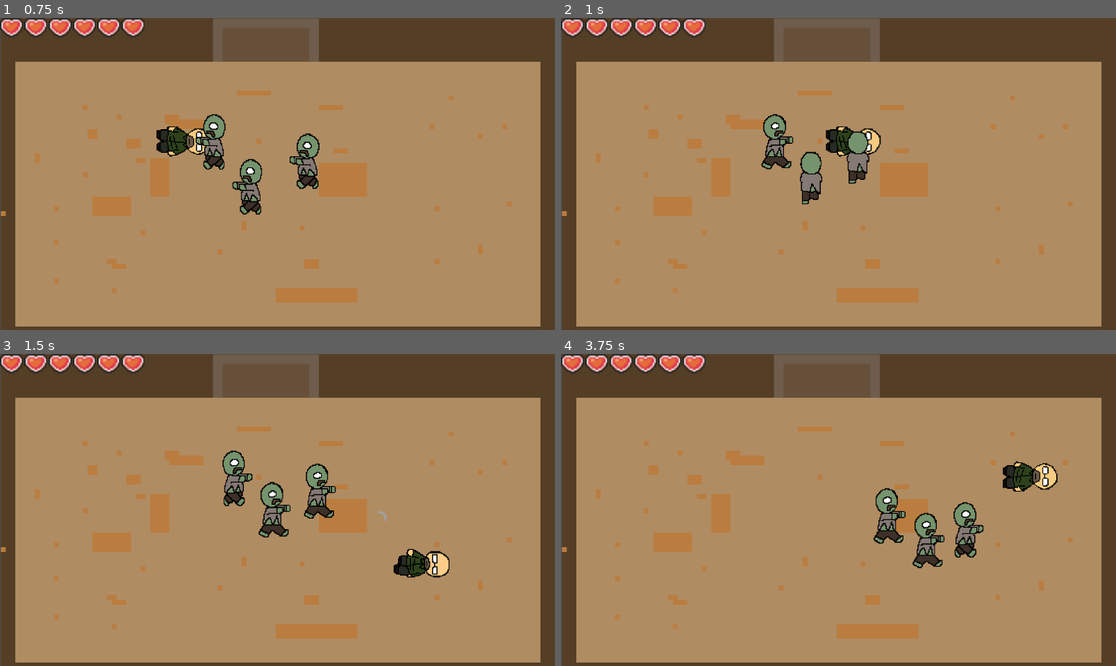
Above: before the commit, frames 1-4 (two rows, left to right).
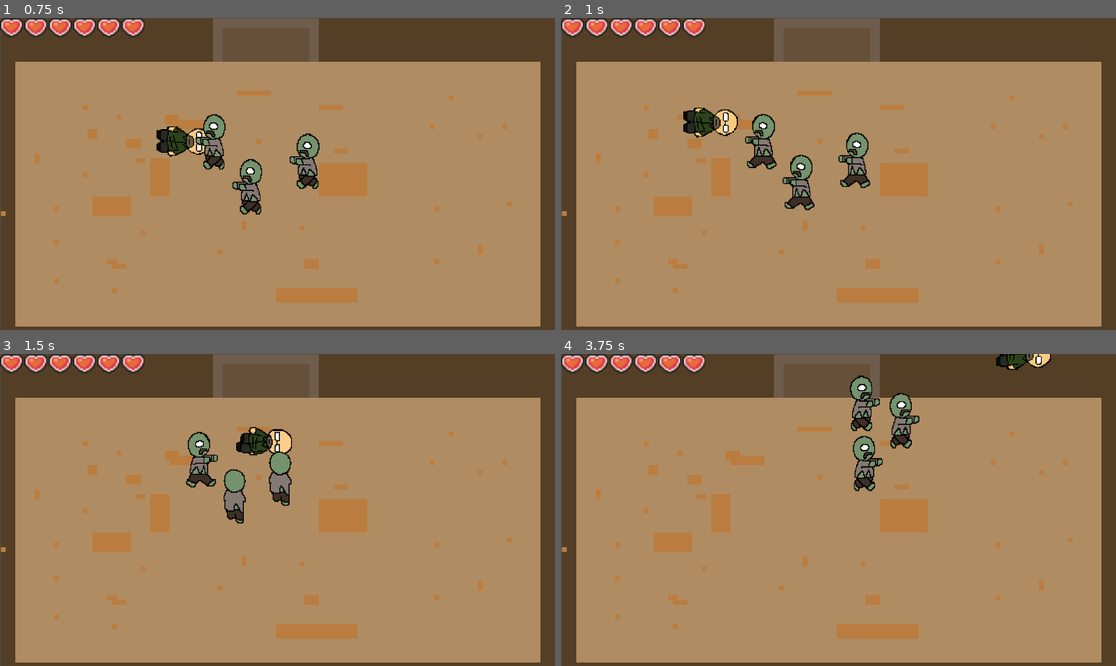
Above: after the commit, the same moments.

Repository: bcorrigall/ratknight
Game: Godot game, scene res://main.tscn
Two runs of this game, one before a commit and one after it. Both use one fixed random seed, a clock stepped at 60 frames per second and the inputs below.
Inputs (mouse positions are in pixels of both pictures, inside the frame that each line leads up to):
- Up to frame 1 (0.75 s): move the mouse to (399, 158) at 0.52 s; hold Right (move_right) from 0.53 s (still down); hold Shift (dash) from 0.53 s (still down)
- Up to frame 2 (1 s): keep holding Right (move_right); keep holding Shift (dash)
- Up to frame 3 (1.5 s): move the mouse to (166, 525) at 1.27 s; release Right (move_right) at 1.28 s; release Shift (dash) at 1.28 s; hold S (move_down) from 1.28 s (still down); click (166, 525) at 1.35 s
- Up to frame 4 (3.75 s): move the mouse to (894, 441) at 2.02 s; release S (move_down) at 2.03 s; hold Right (move_right) 2.03-2.78 s; hold Shift (dash) 2.03-2.78 s; move the mouse to (810, 572) at 2.77 s; hold Up (move_up) 2.78-3.53 s; click (810, 572) at 2.85 s; move the mouse to (1005, 556) at 3.52 s; hold A (move_left) from 3.53 s (still down); hold Shift (dash) from 3.53 s (still down)

Frame 1 is identical in both runs. In frame 2, 3.5% of the frame differs, in the area x 22-58%, y 28-62%; in frame 3, 4.6%; in frame 4, 5.0%, in the area x 52-90%, y 0-69%.

Commit message:
Player knockback update

Diff:
--- a/Attack.tscn
+++ b/Attack.tscn
@@ -5,7 +5,6 @@
 
 [sub_resource type="CircleShape2D" id="CircleShape2D_l11cc"]
 radius = 13.3417
-
 
 [node name="Attack" type="Node2D"]
 script = ExtResource("1_3benm")
@@ -15,7 +14,6 @@
 [node name="CollisionShape2D" type="CollisionShape2D" parent="Area2D"]
 shape = SubResource("CircleShape2D_l11cc")
 
-
 [node name="Sprite2D" type="Sprite2D" parent="."]
 texture = ExtResource("2_pc7yt")
 
--- a/enemy.gd
+++ b/enemy.gd
@@ -14,7 +14,7 @@
 	playerposition = player.position
 	targetposition = (playerposition - position).normalized()
 
-	if position.distance_to(playerposition) > 3:
+	if position.distance_to(playerposition) > 30:
 		velocity = targetposition*SPEED
 		move_and_slide()
 		if targetposition.x > 0 and targetposition.y > 0:
--- a/playerMovement.gd
+++ b/playerMovement.gd
@@ -6,6 +6,8 @@
 var dash_timed_out
 var dash_cooldown =  0.5
 var dash_speed = 900
+
+var velocity
 
 var screen_size
 
@@ -26,7 +28,7 @@
 		print("dash")
 
 func _process(delta):
-	var velocity = Vector2.ZERO # The player's movement vector.
+	velocity = Vector2.ZERO # The player's movement vector.
 	if Input.is_action_pressed("move_right"):
 		velocity.x += 1
 	if Input.is_action_pressed("move_left"):
@@ -64,3 +66,10 @@
 	speed = 300
 	dash_timed_out = false
 	$playerSprites.rotation_degrees = 0
+
+
+func _on_area_2d_body_entered(body):
+	if (body.name.find("enemy")):
+		health -= body.damage
+		var direction = (body.position - position).normalized() * 100
+		position = position - direction
--- a/the_rat.tscn
+++ b/the_rat.tscn
@@ -88,4 +88,5 @@
 
 [node name="Timer" type="Timer" parent="."]
 
+[connection signal="body_entered" from="playerSprites/Area2D" to="." method="_on_area_2d_body_entered"]
 [connection signal="timeout" from="Timer" to="." method="_on_timer_timeout"]
